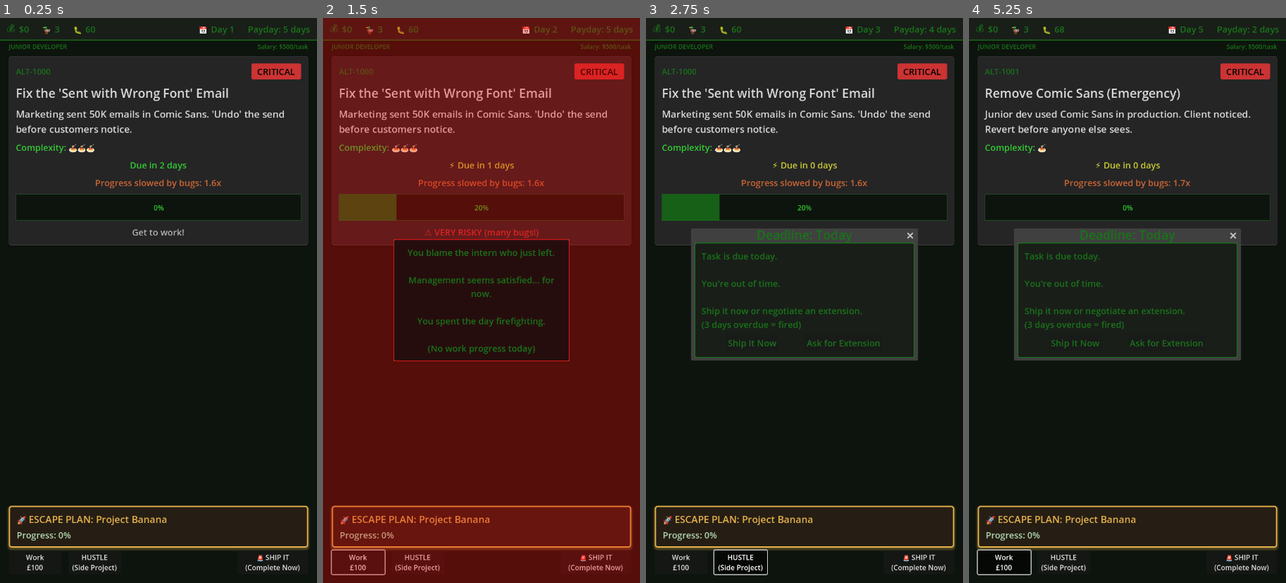
Above: before the commit, frames 1-4 (left to right).
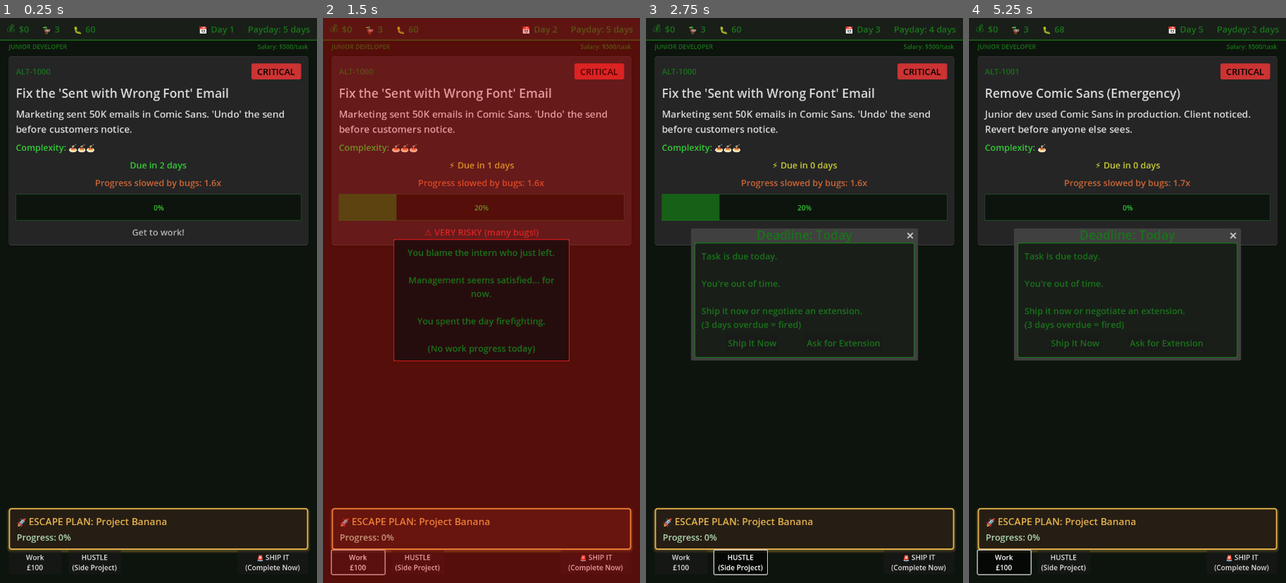
Above: after the commit, the same moments.

Repository: lmchoi/alt-f-this
Game: Godot game, scene res://scenes/game_ui.tscn
Same seed, same stepped clock (60 frames per second), same inputs: the game is played once before the commit and once after it.
Inputs:
- Up to frame 1 (0.25 s): no input
- Up to frame 2 (1.5 s): click "Work £100" at 0.5 s; click "The intern we just let go." at 1.25 s
- Up to frame 3 (2.75 s): click "HUSTLE (Side Project)" at 2 s
- Up to frame 4 (5.25 s): click "🚨 SHIP IT (Complete Now)" at 2.75 s; click "Ship It Now" at 3.5 s; click "The intern we just let go." at 4.25 s; click "Work £100" at 5 s

The runs differ from the first frame. In frame 1, 2.0% of the frame differs, in the area x 2-98%, y 86-95%; in frame 2, 1.8%; in frame 3, 2.0%; in frame 4, 2.0%.

Commit message:
Adjust escape plan spacing for better screen usage
- Increase top margin on escape panel (10→15px for separation)
- Reduce bottom margin (10→5px to sit closer to buttons)

Better uses full screen height, escape panel more visible.

🤖 Generated with [Claude Code](https://claude.com/claude-code)

Co-Authored-By: Claude <noreply@anthropic.com>

Diff:
--- a/scenes/game_ui.tscn
+++ b/scenes/game_ui.tscn
@@ -55,9 +55,9 @@
 [node name="SideProjectMargin" type="MarginContainer" parent="VBoxContainer"]
 layout_mode = 2
 theme_override_constants/margin_left = 20
-theme_override_constants/margin_top = 10
+theme_override_constants/margin_top = 15
 theme_override_constants/margin_right = 20
-theme_override_constants/margin_bottom = 10
+theme_override_constants/margin_bottom = 5
 
 [node name="SideProjectPanel" parent="VBoxContainer/SideProjectMargin" instance=ExtResource("4_sideproject")]
 layout_mode = 2
